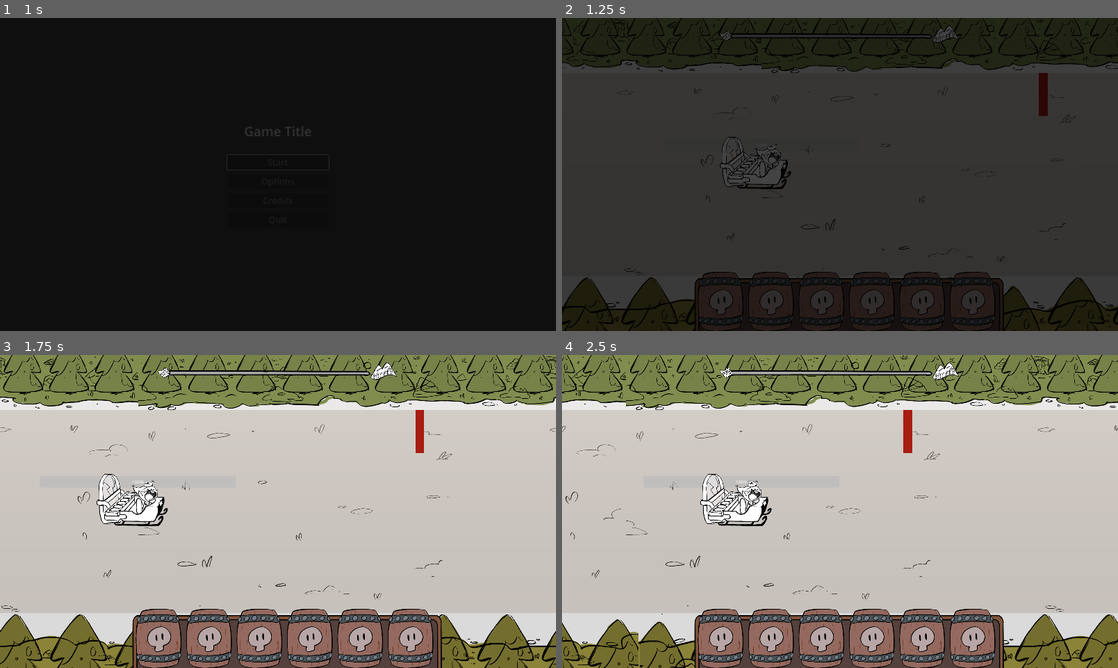
Above: before the commit, frames 1-4 (two rows, left to right).
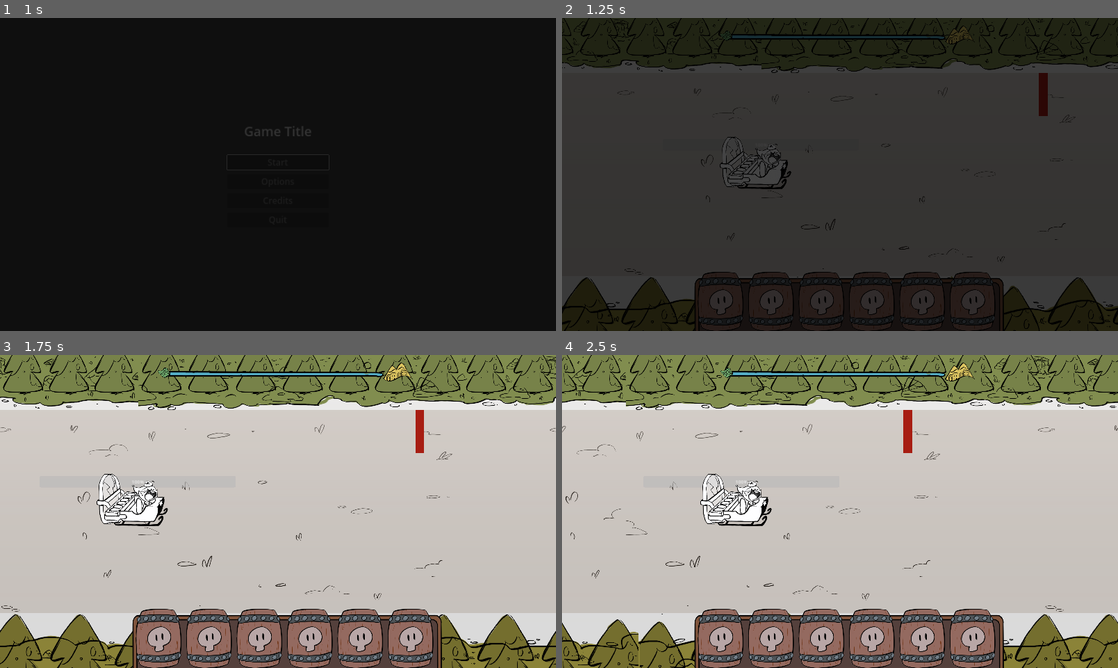
Above: after the commit, the same moments.

Repository: hsandt/ld53
Game: Godot game, scene res://scenes/main_menu_scene.tscn
Two runs of this game, one before a commit and one after it. Both use one fixed random seed, a clock stepped at 60 frames per second and the inputs below.
Inputs (mouse positions are in pixels of both pictures, inside the frame that each line leads up to):
- Up to frame 1 (1 s): tap Enter (ui_accept) at 0.5, 0.77 s; move the mouse to (400, 158) at 0.52 s; hold Right (ui_right) from 0.53 s (still down); hold M (app_next_resolution) from 0.53 s (still down); click (400, 158) at 0.67 s
- Up to frame 2 (1.25 s): keep holding Right (ui_right); keep holding M (app_next_resolution)
- Up to frame 3 (1.75 s): move the mouse to (166, 527) at 1.27 s; release Right (ui_right) at 1.28 s; release M (app_next_resolution) at 1.28 s; hold S (down) from 1.28 s (still down); tap N (app_prev_resolution) at 1.35 s; tap Enter (ui_accept) at 1.52 s
- Up to frame 4 (2.5 s): move the mouse to (895, 442) at 2.02 s; release S (down) at 2.03 s; hold Right (ui_right) from 2.03 s (still down); hold M (app_next_resolution) from 2.03 s (still down)

Frame 1 is identical in both runs. In frame 2, 0.6% of the frame differs, in the area x 28-75%, y 2-9%; in frame 3, 0.9%; in frame 4, 1.0%.

Commit message:
[HUD] Add new progress bar visuals, basically the same but split frame + city and fill so we could also color each sprite

Diff:
--- a/prefabs/ingame/level_progress_bar.gd
+++ b/prefabs/ingame/level_progress_bar.gd
@@ -3,4 +3,4 @@
 
 
 func on_scrolling_center_progress_changed(progression):
-	$Bar/Control/Character.progression = progression
+	$Frame/Control/Character.progression = progression
--- a/prefabs/ingame/level_progress_bar.tscn
+++ b/prefabs/ingame/level_progress_bar.tscn
@@ -1,9 +1,10 @@
-[gd_scene load_steps=7 format=3 uid="uid://bpkn3ndchrsjs"]
+[gd_scene load_steps=8 format=3 uid="uid://bpkn3ndchrsjs"]
 
 [ext_resource type="Script" path="res://prefabs/ingame/level_progress_bar.gd" id="1_yr0b8"]
-[ext_resource type="Texture2D" uid="uid://dpjky27d2po5n" path="res://sprites/hud/HUD_ProgressBar.PNG" id="2_v5650"]
 [ext_resource type="Texture2D" uid="uid://c0hgwpvaucvba" path="res://sprites/hud/HUD_ProgressIcon.PNG" id="3_oxbvg"]
 [ext_resource type="Script" path="res://scripts/ui/progression_ui.gd" id="4_jxsh6"]
+[ext_resource type="Texture2D" uid="uid://cu0usklrg1bpg" path="res://sprites/hud/HUD_ProgressBar_Fill.png" id="5_41mjy"]
+[ext_resource type="Texture2D" uid="uid://clkqa0oqj75ea" path="res://sprites/hud/HUD_ProgressBar_Frame.png" id="6_o7poi"]
 
 [sub_resource type="CanvasItemMaterial" id="CanvasItemMaterial_hv01k"]
 
@@ -22,7 +23,22 @@
 size_flags_vertical = 3
 script = ExtResource("1_yr0b8")
 
-[node name="Bar" type="TextureRect" parent="."]
+[node name="Fill" type="TextureRect" parent="."]
+self_modulate = Color(0.329412, 0.678431, 0.772549, 1)
+material = SubResource("CanvasItemMaterial_hv01k")
+layout_mode = 1
+anchors_preset = 5
+anchor_left = 0.5
+anchor_right = 0.5
+offset_left = -711.588
+offset_right = 710.635
+offset_bottom = 120.0
+grow_horizontal = 2
+texture = ExtResource("5_41mjy")
+expand_mode = 3
+
+[node name="Frame" type="TextureRect" parent="."]
+self_modulate = Color(0.858824, 0.768627, 0.376471, 1)
 material = SubResource("CanvasItemMaterial_hv01k")
 layout_mode = 1
 anchors_preset = 5
@@ -32,23 +48,24 @@
 offset_right = 435.047
 offset_bottom = 120.0
 grow_horizontal = 2
-texture = ExtResource("2_v5650")
+texture = ExtResource("6_o7poi")
 expand_mode = 3
 
-[node name="Control" type="Control" parent="Bar"]
+[node name="Control" type="Control" parent="Frame"]
 layout_mode = 1
 anchor_left = 0.457
 anchor_top = 0.5
 anchor_right = 0.457
 anchor_bottom = 0.5
-offset_left = -358.068
+offset_left = -333.956
 offset_top = -50.0
-offset_right = 357.932
+offset_right = 425.044
 offset_bottom = 50.0
 grow_horizontal = 2
 grow_vertical = 2
 
-[node name="Character" type="TextureRect" parent="Bar/Control"]
+[node name="Character" type="TextureRect" parent="Frame/Control"]
+self_modulate = Color(0.443137, 0.67451, 0.431373, 1)
 material = SubResource("CanvasItemMaterial_renjf")
 layout_mode = 1
 anchors_preset = -1
Binary file removed: sprites/hud/HUD_ProgressBar_Icon.png
Not shown, removed: sprites/hud/HUD_ProgressBar_Icon.png.import
